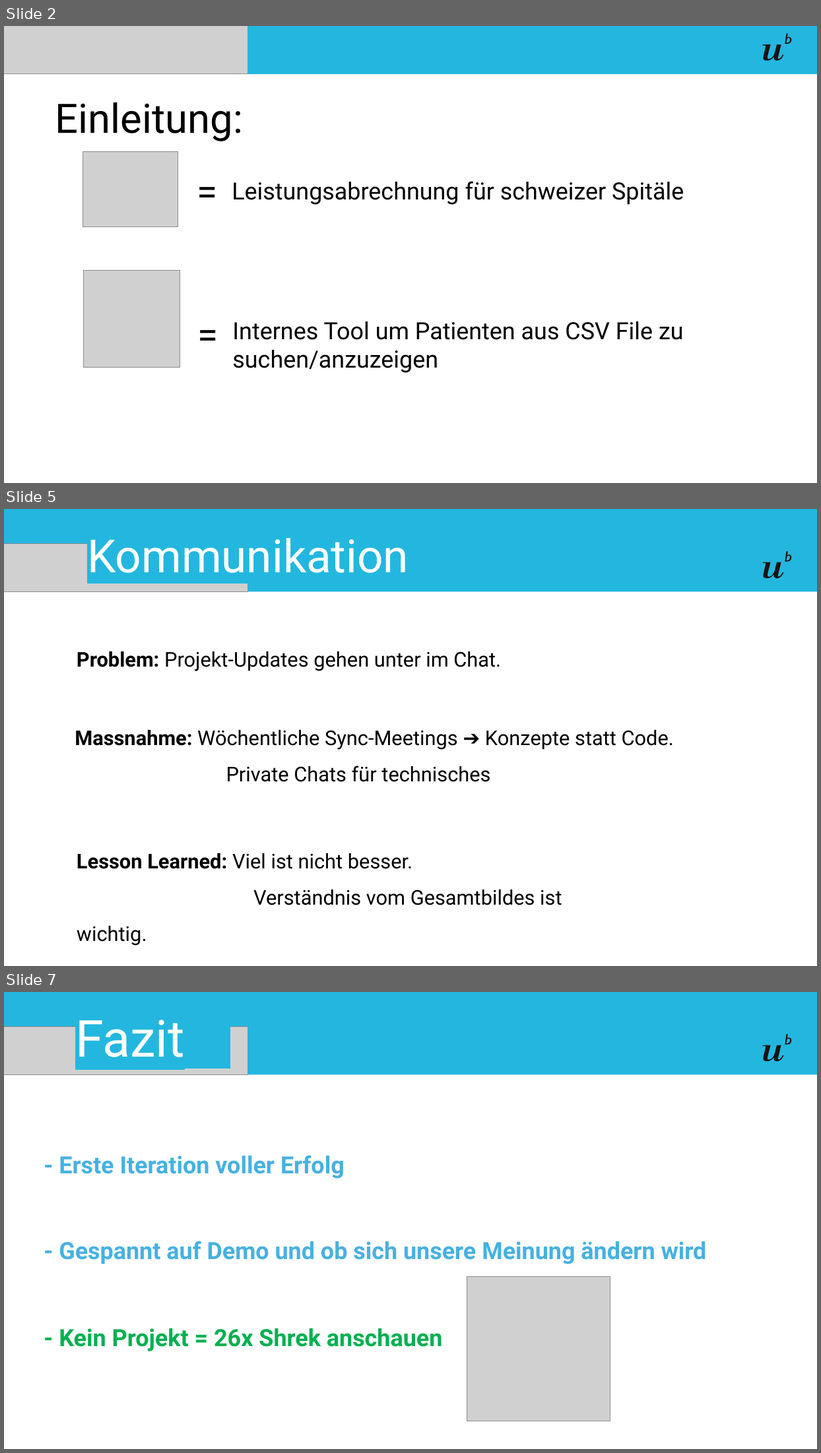
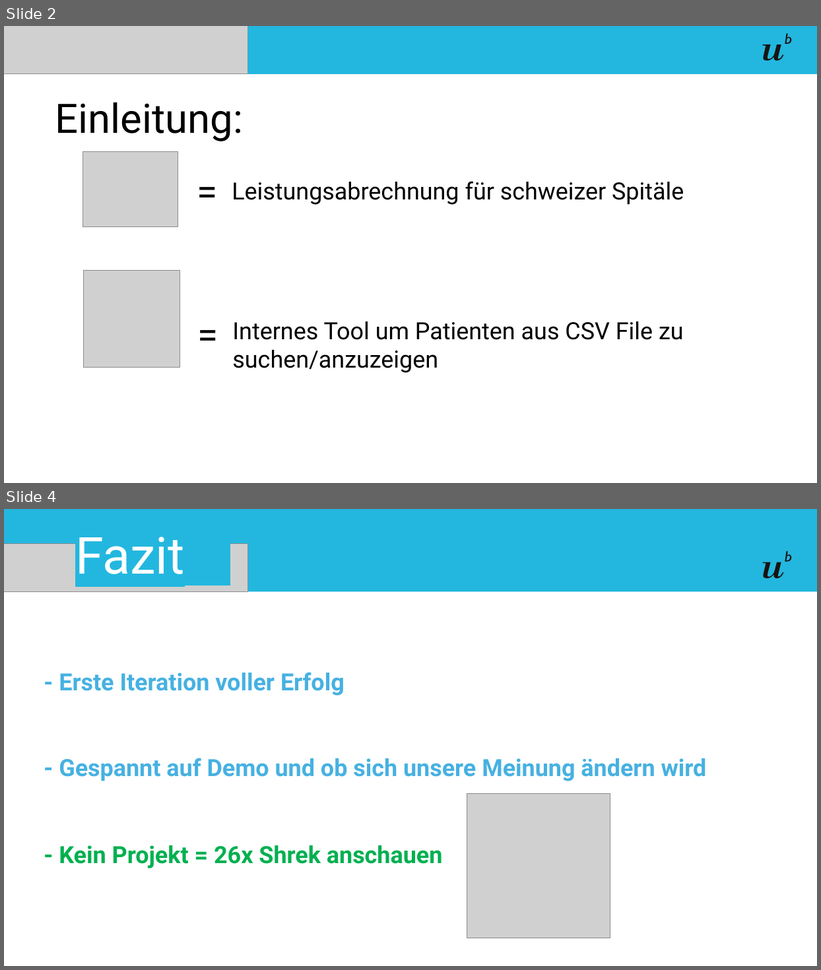
Before and after one commit to Skouldog/SwissDRG-documentation, a slide deck: Präsentationen/Analyse1.pptx. Shown one above the other, each under a label of ours: slides 2, 5 and 7 before the commit, slides 2 and 4 after it; the slides between them are not shown. The pictures are 821x1453 and 821x970 pixels, drawn with LibreOffice and Linux fonts; fonts in the diff are those of the drawing; grey boxes stand for pictures. Boxes give left, top, right and bottom in pixels: in the first picture for what was removed or moved away, otherwise in the second. Text is boxed around its words. In the diff, an @@ line names an element or a change of style, - is before the commit and + after.

```diff
--- a/Präsentationen/Analyse1.pptx
+++ b/Präsentationen/Analyse1.pptx
@@ slide 5 removed at bbox=[4, 509, 817, 966], background #FFFFFF @@
@@ rectangle removed at bbox=[4, 509, 817, 592] @@
@@ picture removed at bbox=[4, 544, 248, 592] @@
@@ title removed at bbox=[87, 538, 409, 573] @@
-Kommunikation
@@ freeform shape removed at bbox=[763, 562, 784, 578] @@
@@ freeform shape removed at bbox=[785, 551, 792, 561] @@
@@ text removed at bbox=[77, 652, 501, 671] @@
-Problem: Projekt-Updates gehen unter im Chat.
@@ text removed at bbox=[75, 730, 674, 782] @@
-Massnahme: Wöchentliche Sync-Meetings ➔ Konzepte statt Code.
-Private Chats für technisches
@@ text removed at bbox=[77, 854, 562, 906] @@
-Lesson Learned: Viel ist nicht besser.
-Verständnis vom Gesamtbildes ist wichtig.
@@ what was slide 7 is now slide 4 @@
```
Also in this commit, not shown: 2 slides changed, 2 other slides removed, 1 other file.
